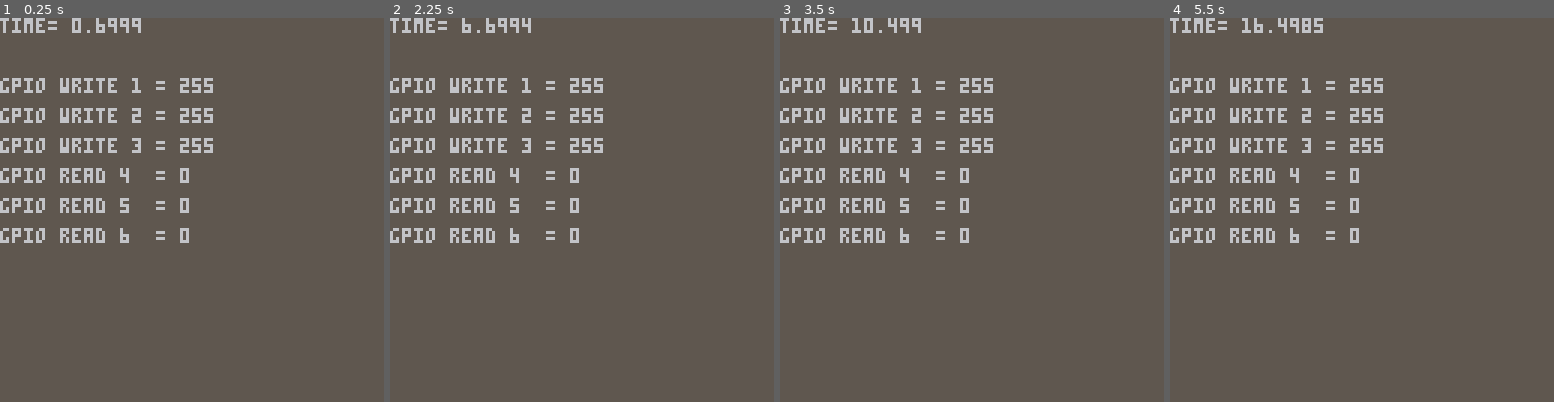
Above: before the commit, frames 1-4 (left to right).
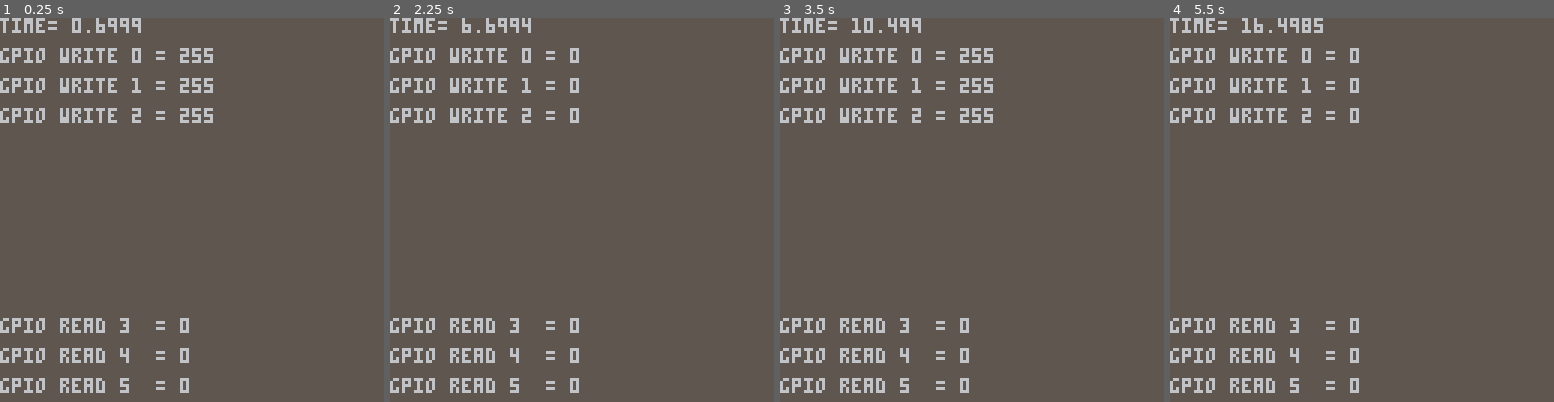
Above: after the commit, the same moments.

Repository: kaosbeat/sha17
Game: PICO-8 cartridge gpiotest2.p8
Two runs of this game, one before a commit and one after it. Both use one fixed random seed, a clock stepped at 60 frames per second and the inputs below.
Inputs:
- Up to frame 1 (0.25 s): no input
- Up to frame 2 (2.25 s): no input
- Up to frame 3 (3.5 s): no input
- Up to frame 4 (5.5 s): no input

The runs differ from the first frame. In frame 1, 5.7% of the frame differs, in the area x 0-56%, y 7-98%; in frame 2, 5.9%; in frame 3, 5.7%; in frame 4, 5.9%.

Commit message:
try this as root, no resistors

Diff:
--- a/gpiotest2.p8
+++ b/gpiotest2.p8
@@ -10,16 +10,16 @@
 cls(5)
 print ("time= "..t,0,0)
 val = 0
-if (t % 2 < 1) then val = 255 end
-
-for var=1,3,1 do
+if (t % 10 < 5) then val = 255 end
+
+for var=0,2,1 do
      setgpio(var, val)
  -- loop code
      -- readandprint(var)
 end
 
 
-for var=4,6,1 do
+for var=3,5,1 do
      -- sethigh(var)
  -- loop code
      readandprint(var)
@@ -35,7 +35,7 @@
 
 function readandprint(gpio)
    gpioval = peek("0x5f82"+gpio)
-   print("gpio read "..gpio.."  = "..gpioval, 0, 10*(gpio+1))
+   print("gpio read "..gpio.."  = "..gpioval, 0, 10*(gpio+7))
 end
 
 
